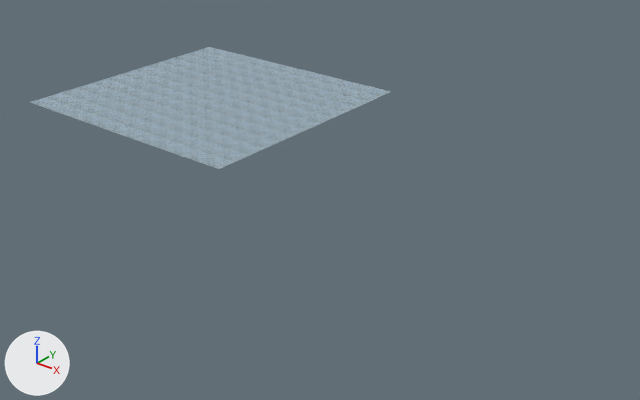
Renders of the FBX model GameTemplate/Game/Assets/modelData/ground/ground.FBX from each side of a commit.
Both versions are drawn from a 50 mm lens placed at (307.0, -297.0, 148.0), pointed at (70.0, -2.0, -35.0). The lights are fixed; the arrows at lower left show +X, +Y and +Z. Where no turn or scale is listed for an object, it has been applied to the vertices.
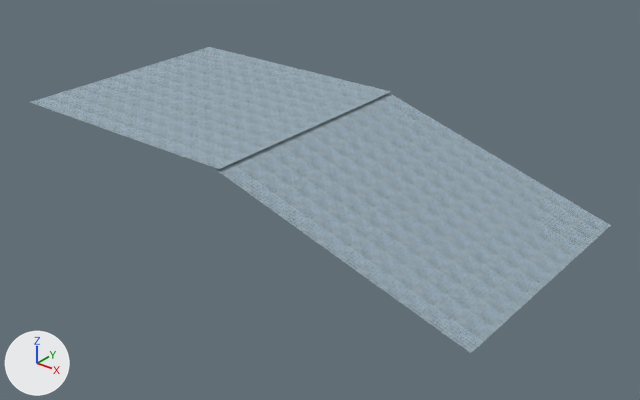
Pixel boxes (x1, y1, x2, y2) of what changed, in the pictures (640 x 400 px):
'Plane002', added
    after: (213, 93, 611, 353)

Patch to the scene script:
```diff
--- a/GameTemplate/Game/Assets/modelData/ground/ground.FBX.py
+++ b/GameTemplate/Game/Assets/modelData/ground/ground.FBX.py
@@ me_mesh_001 @@
+me_mesh_001.from_pydata(...)  # 25 vertices, 32 faces; spans x -62.6..62.6, y -62.5..62.5, z -18.6..18.6
+me_mesh_001.materials.append(mat_material__25)  # picture img_bricks008_jpg
@@ ob_plane002 @@
+ob_plane002 = bpy.data.objects.new('Plane002', me_mesh_001)
+ob_plane002.location = (124.0, 0.1, -18.8)
```
